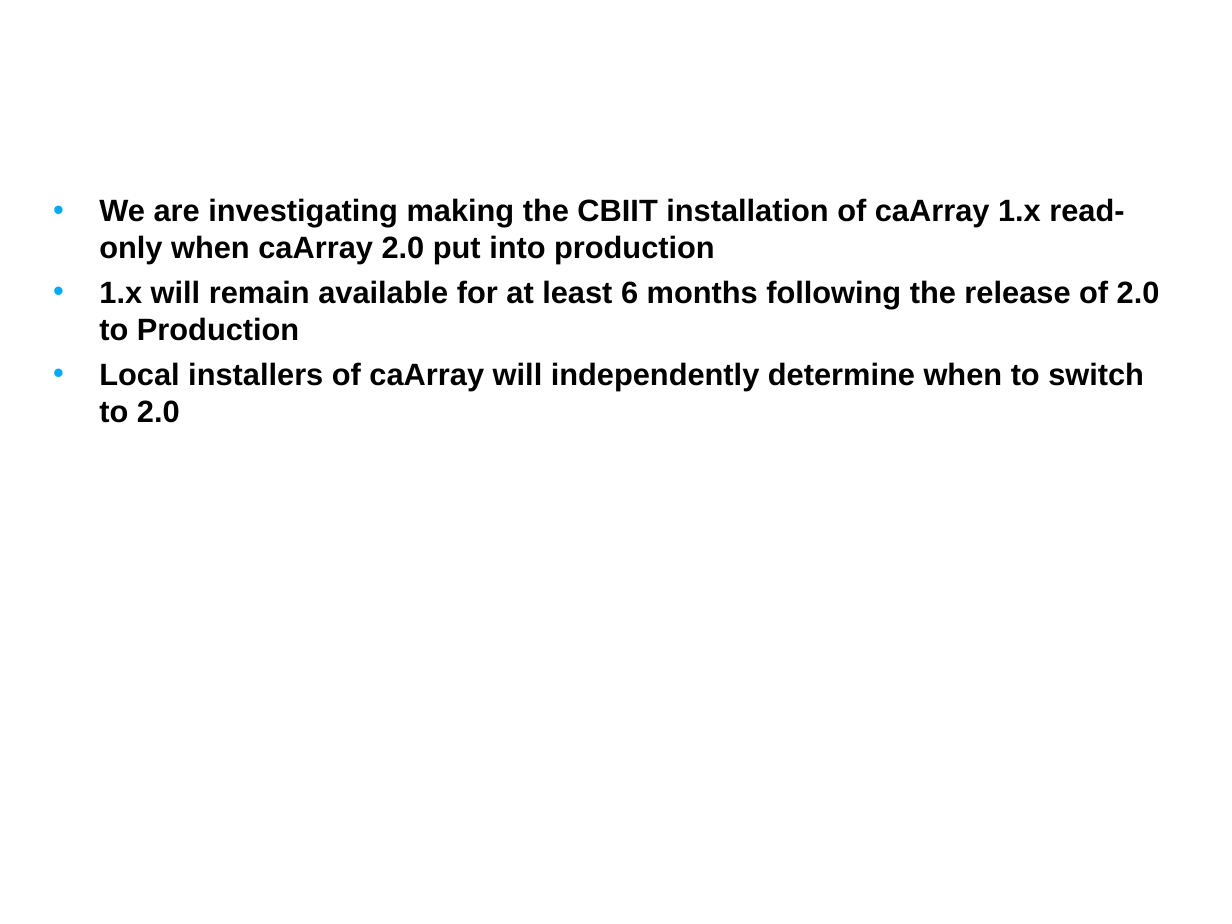
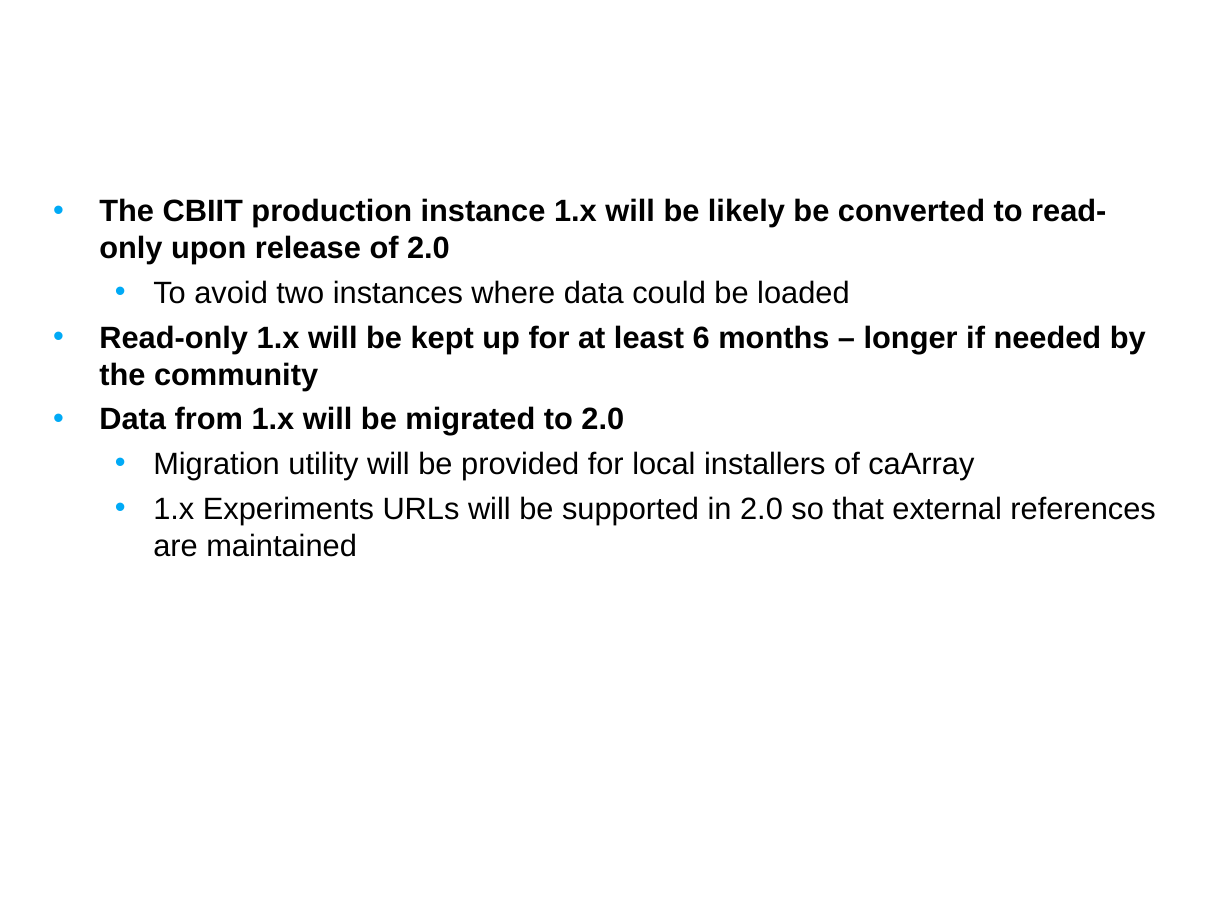
Before and after one commit to NCIP/caarray-docs, a slide deck: slide 15 of project_management/open_meetings/caArray User Community Meeting Oct17.ppt (slide 5 before the commit). Drawn at 1232x924 pixels with LibreOffice and Linux fonts; fonts in the diff are those of the drawing; background and template pictures are left out. Boxes give left, top, right and bottom in pixels: in the first picture for what was removed or moved away, otherwise in the second. Text is boxed around its words. In the diff, an @@ line names an element or a change of style, - is before the commit and + after.

```diff
--- a/project_management/open_meetings/caArray User Community Meeting Oct17.ppt
+++ b/project_management/open_meetings/caArray User Community Meeting Oct17.ppt
@@ text at [99, 198, 1155, 557]: text changed @@
-• We are investigating making the CBIIT installation of caArray 1.x read-only when caArray 2.0 put into production
-• 1.x will remain available for at least 6 months following the release of 2.0 to Production
-• Local installers of caArray will independently determine when to switch to 2.0
+• The CBIIT production instance 1.x will be likely be converted to read-only upon release of 2.0
+  • To avoid two instances where data could be loaded
+• Read-only 1.x will be kept up for at least 6 months – longer if needed by the community
+• Data from 1.x will be migrated to 2.0
+  • Migration utility will be provided for local installers of caArray
+  • 1.x Experiments URLs will be supported in 2.0 so that external references are maintained
```
Also in this commit, not shown: 5 other slides changed, 6 slides added, 1 slide removed.
